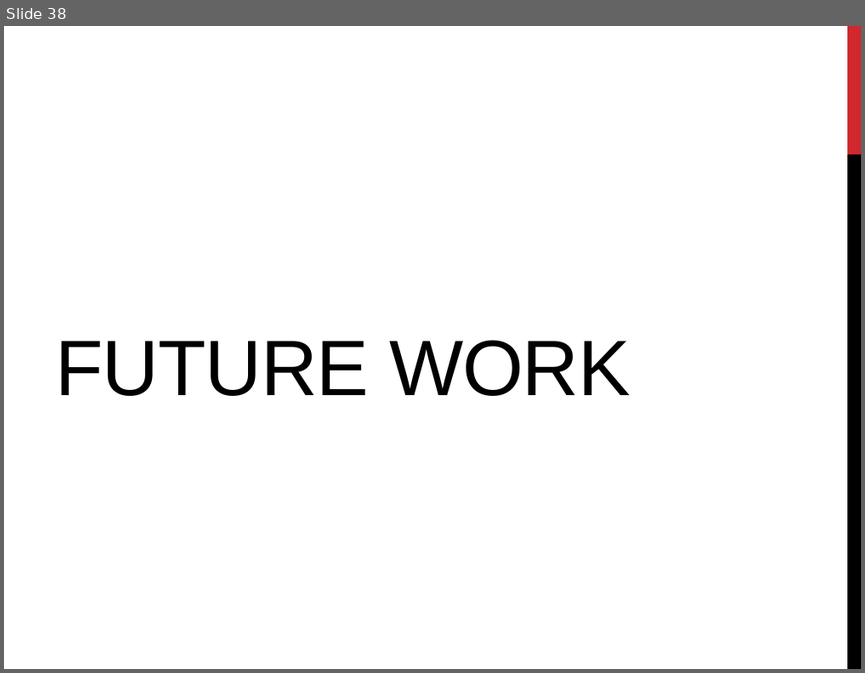
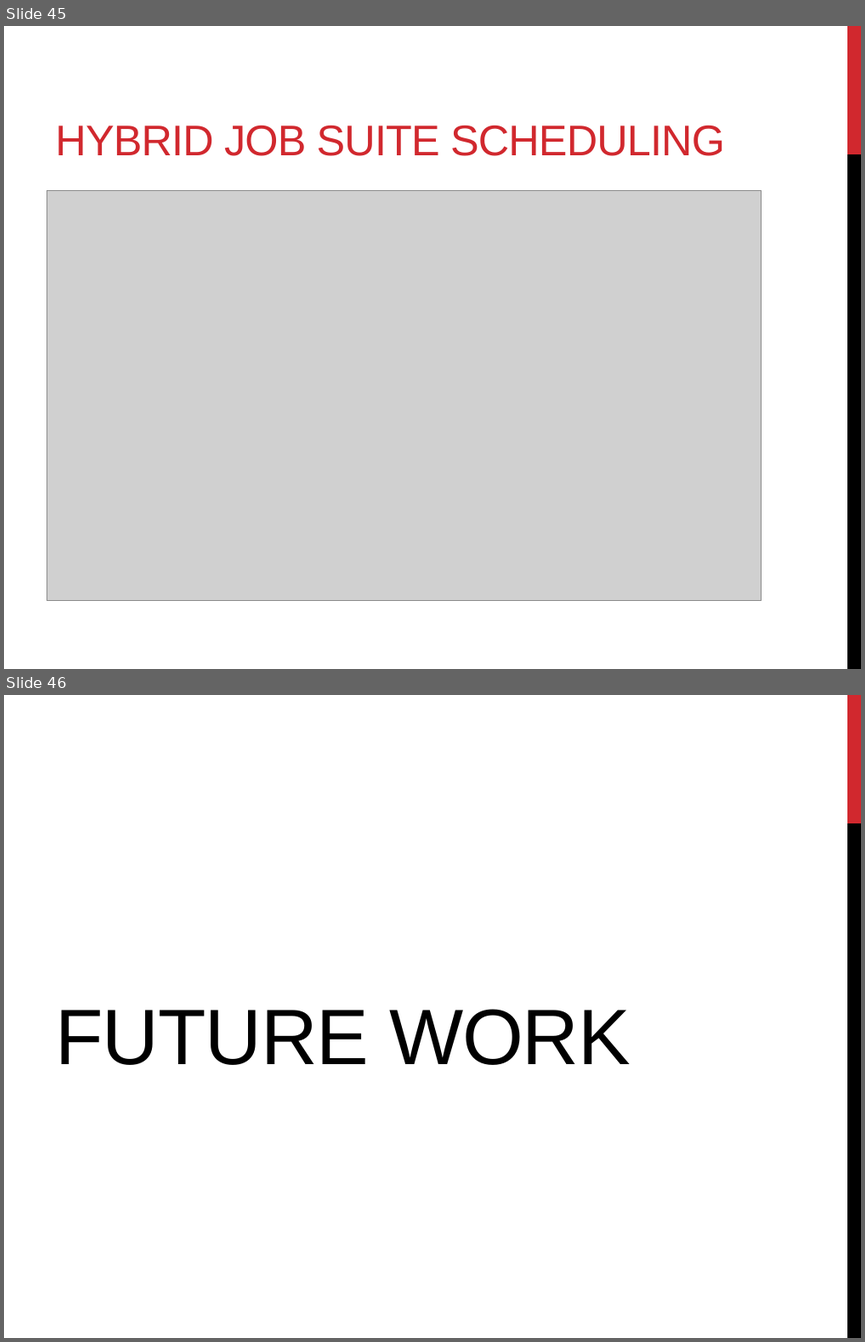
Before and after one commit to florianroesler/thesis_presentation, a slide deck: presentation.pptx. Shown one above the other, each under a label of ours: slide 38 before the commit, slides 45 and 46 after it. The pictures are 865x673 and 865x1342 pixels, drawn with LibreOffice and Linux fonts; fonts in the diff are those of the drawing; grey boxes stand for pictures. Boxes give left, top, right and bottom in pixels: in the first picture for what was removed or moved away, otherwise in the second. Text is boxed around its words. In the diff, an @@ line names an element or a change of style, - is before the commit and + after.

```diff
--- a/presentation.pptx
+++ b/presentation.pptx
@@ slide 45 added at [4,26,861,669], background #FFFFFF; not listed: 2 template elements that a slide beside it also shows @@
@@ title added at [55,125,725,156], 36 pt, text #D1282E @@
+HYBRID JOB SUITE SCHEDULING
@@ picture added at [46,191,760,600] @@
@@ what was slide 38 is now slide 46 @@
```
Also in this commit, not shown: 8 slides changed, 8 other slides added, 1 slide removed, 18 other files.
